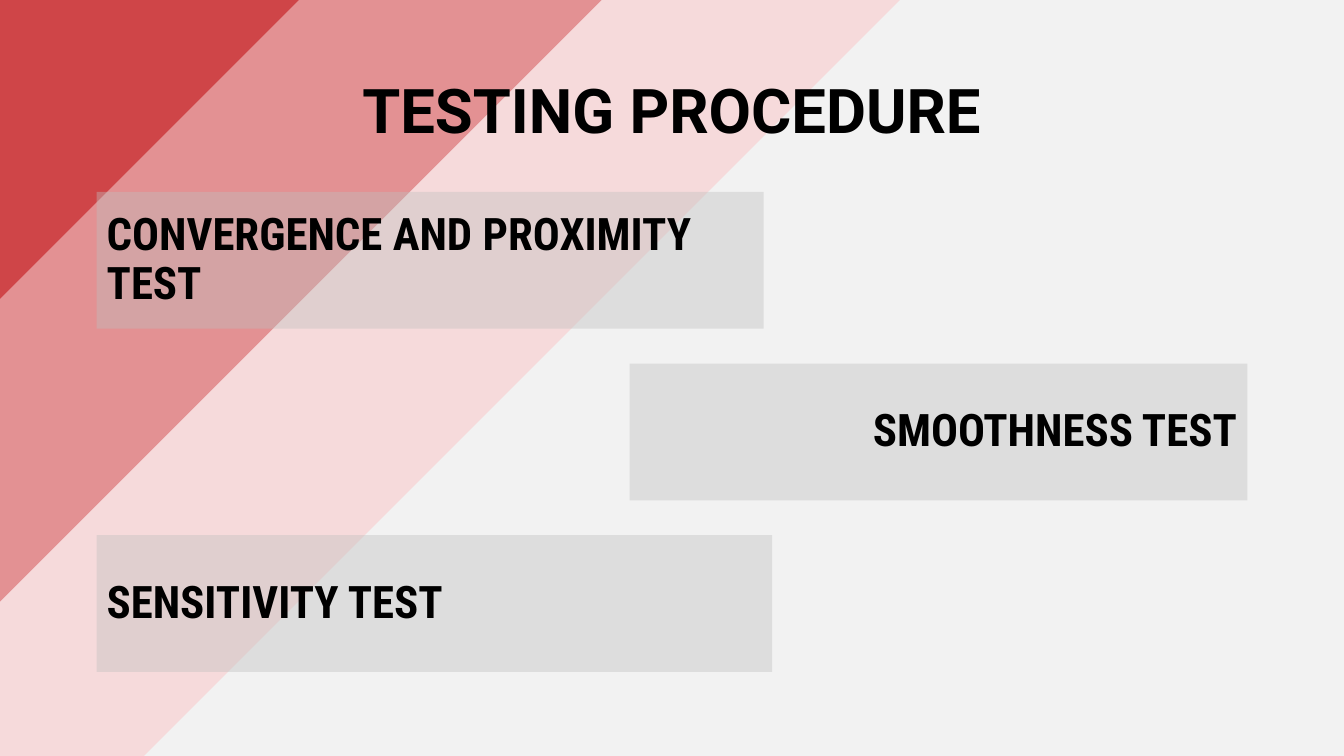
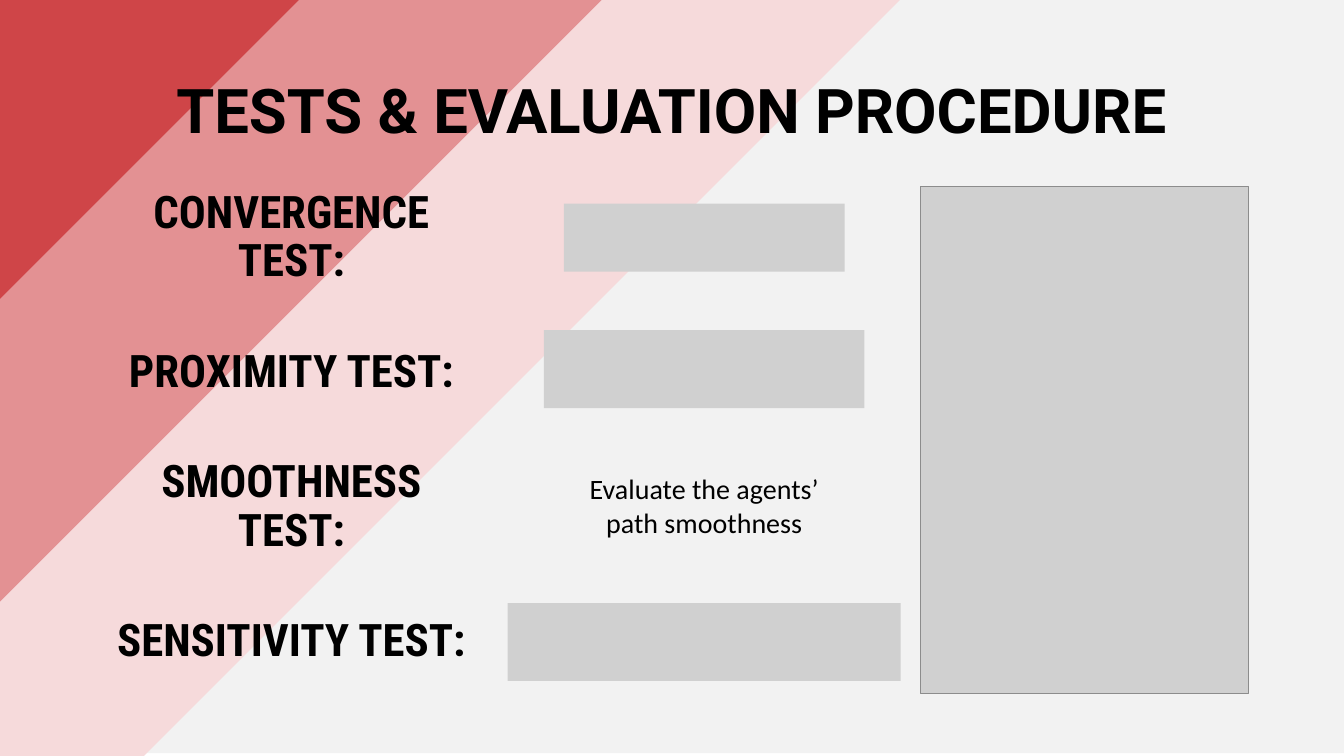
Before and after one commit to PippoGot/R-C2, a slide deck: slide 11 of documentation/presentation.pptx. Drawn at 1344x756 pixels with LibreOffice and Linux fonts; fonts in the diff are those of the drawing; grey boxes stand for pictures. Boxes give left, top, right and bottom in pixels: in the first picture for what was removed or moved away, otherwise in the second. Text is boxed around its words. In the diff, an @@ line names an element or a change of style, - is before the commit and + after.

```diff
--- a/documentation/presentation.pptx
+++ b/documentation/presentation.pptx
@@ title at box(176, 77, 1166, 148): text changed @@
-TESTING PROCEDURE
+TESTS & EVALUATION PROCEDURE
@@ fill #BFBFBF at 40% opacity to none in 3 elements at box(117, 623, 465, 657), box(161, 464, 421, 547), box(153, 186, 429, 288) @@
@@ text "CONVERGENCE TEST:": place and size @@
-text "CONVERGENCE TEST:" at box(97, 192, 764, 329)
+text "CONVERGENCE TEST:" at box(153, 186, 429, 288)
@@ text at box(153, 186, 429, 288): text changed @@
-CONVERGENCE AND PROXIMITY TEST
+CONVERGENCE TEST:
@@ text "SMOOTHNESS TEST:": place and size @@
-text "SMOOTHNESS TEST:" at box(630, 364, 1248, 501)
+text "SMOOTHNESS TEST:" at box(161, 464, 421, 547)
@@ text at box(161, 464, 421, 547): text changed @@
-SMOOTHNESS TEST
+SMOOTHNESS TEST:
@@ text "SENSITIVITY TEST:": place and size @@
-text "SENSITIVITY TEST:" at box(97, 535, 772, 673)
+text "SENSITIVITY TEST:" at box(117, 623, 465, 657)
@@ text at box(117, 623, 465, 657): text changed @@
-SENSITIVITY TEST
+SENSITIVITY TEST:
@@ group added at box(129, 187, 1249, 694): 4 pictures, 2 texts @@
+PROXIMITY TEST:
+Evaluate the agents’ path smoothness
```
Also in this commit, not shown: 9 other slides changed, 2 slides added, 11 other files.
